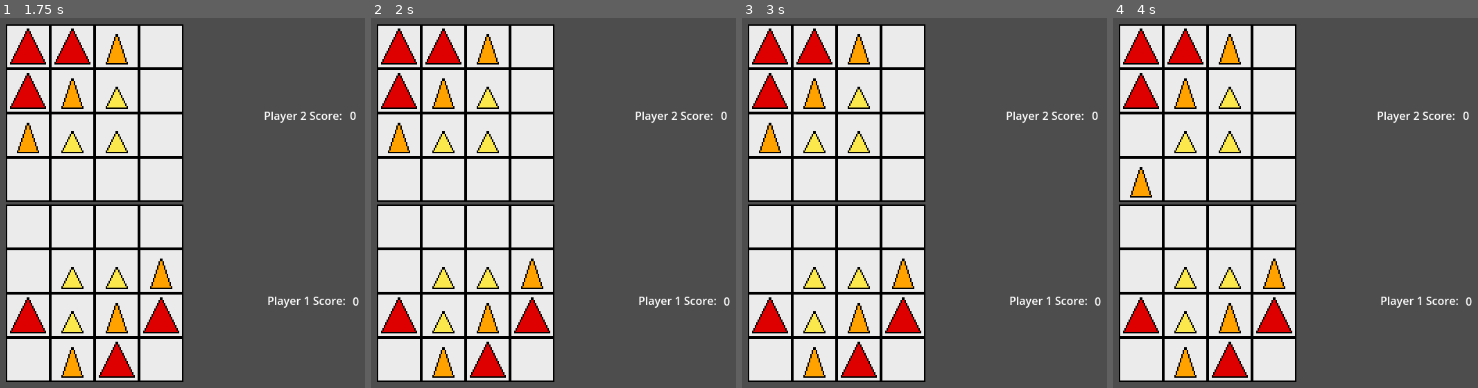
Above: before the commit, frames 1-4 (left to right).
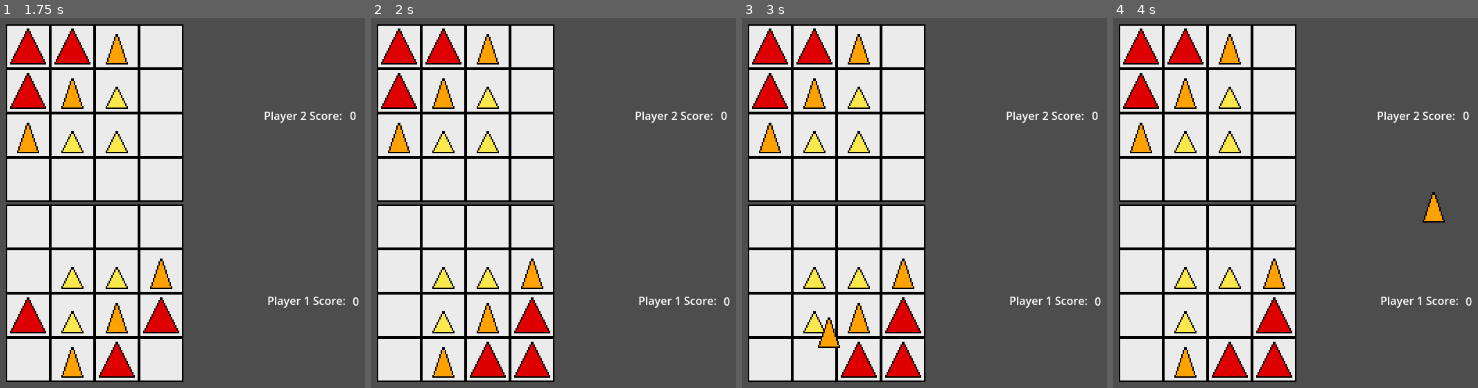
Above: after the commit, the same moments.

Repository: Lorenzo603/martian-chess
Game: Godot game, scene res://main.tscn
The game is run twice, just before and just after one commit, with the same random seed, the same clock (stepped at 60 frames per second) and the same inputs.
Inputs (mouse positions are in pixels of both pictures, inside the frame that each line leads up to):
- Up to frame 1 (1.75 s): tap Enter at 0.5 s; drag from (116, 358) to (29, 269) at 0.52 s; drag from (160, 358) to (29, 314) at 1.27 s
- Up to frame 2 (2 s): no input
- Up to frame 3 (3 s): move the mouse to (902, 314) at 2.02 s; hold Up (ui_up) 2.03-2.75 s; tap O at 2.1 s; click (902, 314) at 2.17 s; tap Space at 2.75 s; drag from (815, 358) to (858, 269) at 2.77 s
- Up to frame 4 (4 s): drag from (1229, 314) to (1434, 203) at 3.52 s

Frame 1 is identical in both runs. In frame 2, 1.1% of the frame differs, in the area x 2-50%, y 75-98%; in frame 3, 1.7%; in frame 4, 2.3%, in the area x 2-91%, y 28-98%.

Commit message:
added random move AI. fixed Big piece movement validation.

Diff:
--- a/Board.gd
+++ b/Board.gd
@@ -6,6 +6,7 @@
 const MAX_PLAYERS = 2
 
 var player_turn = 1
+var game_over = false
 
 # row index is player index (player_turn - 1)
 var captured_pieces = [
@@ -48,26 +49,10 @@
 	print_debug(str(starting_tile_x) + "," + str(starting_tile_y) + "[" + board_state[starting_tile_x][starting_tile_y] + "]" +
 		" --> " + str(destination_tile_x) + "," + str(destination_tile_y) + "[" + board_state[destination_tile_x][destination_tile_y] + "]")
 
-	# cannot move piece to same position
-	if starting_tile_x == destination_tile_x and starting_tile_y == destination_tile_y:
-		return [false, false, ""]
-
-	# cannot capture own piece
-	var promotion_piece = _get_promotion_piece(starting_tile_x, starting_tile_y, destination_tile_x, destination_tile_y)
-	if promotion_piece == "" \
-		and (
-			(destination_tile_x > 3 and player_turn == 1 and board_state[destination_tile_x][destination_tile_y] != "") \
-			or (destination_tile_x <= 3 and player_turn == 2 and board_state[destination_tile_x][destination_tile_y] != "")
-		):
-		return [false, false, ""]
-
-	# cannot "reject" move
-	if previous_starting_tile_x == destination_tile_x and previous_starting_tile_y == destination_tile_y \
-		and previous_destination_tile_x == starting_tile_x and previous_destination_tile_y == starting_tile_y:
-		return [false, false, ""]
-
 	var current_piece_type = board_state[starting_tile_x][starting_tile_y]
-	var is_movement_valid = _is_piece_movement_valid(current_piece_type, starting_tile_x, starting_tile_y, destination_tile_x, destination_tile_y)
+	var is_movement_valid_result = is_piece_movement_valid(current_piece_type, starting_tile_x, starting_tile_y, destination_tile_x, destination_tile_y)
+	var is_movement_valid = is_movement_valid_result[0]
+	var promotion_piece = is_movement_valid_result[1]
 
 	var has_captured = false
 	if is_movement_valid:
@@ -83,6 +68,7 @@
 		previous_destination_tile_x = destination_tile_x
 		previous_destination_tile_y = destination_tile_y
 		if is_game_ended():
+			game_over = true
 			game_ended.emit()
 		else:
 			update_player_turn()
@@ -91,38 +77,60 @@
 func _calculate_score(captured_pieces_list):
 	return captured_pieces_list.reduce(func(accum, piece_type): return accum + piece_value_map[piece_type], 0)
 
-func _is_piece_movement_valid(current_piece_type, starting_tile_x, starting_tile_y, destination_tile_x, destination_tile_y):
+func is_piece_movement_valid(current_piece_type, starting_tile_x, starting_tile_y, destination_tile_x, destination_tile_y):
+	# cannot move piece to same position
+	if starting_tile_x == destination_tile_x and starting_tile_y == destination_tile_y:
+		return [false, ""]
+
+	# cannot capture own piece
+	var promotion_piece = _get_promotion_piece(starting_tile_x, starting_tile_y, destination_tile_x, destination_tile_y)
+	if promotion_piece == "" \
+		and (
+			(destination_tile_x > 3 and player_turn == 1 and board_state[destination_tile_x][destination_tile_y] != "") \
+			or (destination_tile_x <= 3 and player_turn == 2 and board_state[destination_tile_x][destination_tile_y] != "")
+		):
+		return [false, ""]
+
+	# cannot "reject" move
+	if previous_starting_tile_x == destination_tile_x and previous_starting_tile_y == destination_tile_y \
+		and previous_destination_tile_x == starting_tile_x and previous_destination_tile_y == starting_tile_y:
+		return [false, ""]
+
 	match current_piece_type:
 		"S":
-			return (destination_tile_x == starting_tile_x + 1 and destination_tile_y == starting_tile_y + 1) \
+			return [(destination_tile_x == starting_tile_x + 1 and destination_tile_y == starting_tile_y + 1) \
 				or (destination_tile_x == starting_tile_x - 1 and destination_tile_y == starting_tile_y - 1) \
 				or (destination_tile_x == starting_tile_x + 1 and destination_tile_y == starting_tile_y - 1) \
-				or (destination_tile_x == starting_tile_x - 1 and destination_tile_y == starting_tile_y + 1)
+				or (destination_tile_x == starting_tile_x - 1 and destination_tile_y == starting_tile_y + 1), promotion_piece]
 		"M":
-			return ((destination_tile_x == starting_tile_x + 1 or (destination_tile_x == starting_tile_x + 2 and board_state[starting_tile_x + 1][starting_tile_y] == "")) and destination_tile_y == starting_tile_y) \
+			return [((destination_tile_x == starting_tile_x + 1 or (destination_tile_x == starting_tile_x + 2 and board_state[starting_tile_x + 1][starting_tile_y] == "")) and destination_tile_y == starting_tile_y) \
 				or ((destination_tile_x == starting_tile_x - 1 or (destination_tile_x == starting_tile_x - 2 and board_state[starting_tile_x - 1][starting_tile_y] == "")) and destination_tile_y == starting_tile_y) \
 				or ((destination_tile_y == starting_tile_y + 1 or (destination_tile_y == starting_tile_y + 2 and board_state[starting_tile_x][starting_tile_y + 1] == "")) and destination_tile_x == starting_tile_x) \
-				or ((destination_tile_y == starting_tile_y - 1 or (destination_tile_y == starting_tile_y - 2 and board_state[starting_tile_x][starting_tile_y - 1] == "")) and destination_tile_x == starting_tile_x)
+				or ((destination_tile_y == starting_tile_y - 1 or (destination_tile_y == starting_tile_y - 2 and board_state[starting_tile_x][starting_tile_y - 1] == "")) and destination_tile_x == starting_tile_x), promotion_piece]
 		"B":
 			if abs(starting_tile_x - destination_tile_x) == abs(starting_tile_y - destination_tile_y):
 				for num_gaps in range(1, abs(starting_tile_x - destination_tile_x)):
 					var i = starting_tile_x + num_gaps * (1 if destination_tile_x > starting_tile_x else -1)
 					var j = starting_tile_y + num_gaps * (1 if destination_tile_y > starting_tile_y else -1)
 					if board_state[i][j] != "":
-						return false
+						return [false, promotion_piece]
+				return [true, promotion_piece]
 
 			if starting_tile_x == destination_tile_x:
 				for i in range(min(starting_tile_y, destination_tile_y) + 1, max(starting_tile_y, destination_tile_y)):
 					if board_state[starting_tile_x][i] != "":
-						return false
+						return [false, promotion_piece]
+				return [true, promotion_piece]
+
 			if starting_tile_y == destination_tile_y:
 				for i in range(min(starting_tile_x, destination_tile_x) + 1, max(starting_tile_x, destination_tile_x)):
 					if board_state[i][starting_tile_y] != "":
-						return false
+						return [false, promotion_piece]
+				return [true, promotion_piece]
 
-			return true
+			return [false, promotion_piece]
 
-	return false
+	return [false, promotion_piece]
 
 # If you have no Queens, you can create one by moving a Drone into a Pawn’s space (or vice versa)
 # and merging them. Similarly, if you control no Drones, you can make one by merging two of your Pawns.
--- a/GameController.gd
+++ b/GameController.gd
@@ -7,6 +7,8 @@
 @export var game_mode: GameMode = GameMode.TWO_PLAYER
 
 @onready var board = get_node("../Board")
+
+# TODO: player goes second
 
 func _ready():
 	SignalBus.piece_moved.connect(_on_piece_moved)
@@ -30,6 +32,9 @@
 	moved_piece.starting_tile_y = destination_tile_y
 
 func _on_end_turn():
+	if board.game_over:
+		return
+
 	match game_mode:
 		GameMode.TWO_PLAYER:
 			return
@@ -40,21 +45,131 @@
 			return
 
 func ai_move_random():
-	await get_tree().create_timer(2.0).timeout
+	await get_tree().create_timer(1.0).timeout
 
-	var starting_tile_x = 2
-	var starting_tile_y = 0
-	var destination_tile_x = 3
-	var destination_tile_y = 0
+	var next_move = _get_random_move()
+	var moved_piece = _get_tile_by_coord(next_move["starting_tile_x"], next_move["starting_tile_y"]).piece
+	var destination_tile = _get_tile_by_coord(next_move["destination_tile_x"], next_move["destination_tile_y"])
 
-	var moved_piece = _get_tile_by_coord(starting_tile_x, starting_tile_y).piece
-	var destination_tile = _get_tile_by_coord(destination_tile_x, destination_tile_y)
+	var move_result = board.is_move_valid(next_move["starting_tile_x"], next_move["starting_tile_y"],
+		next_move["destination_tile_x"], next_move["destination_tile_y"]
+	)
+	SignalBus.piece_moved.emit(moved_piece, move_result,
+		next_move["destination_tile_x"], next_move["destination_tile_y"],
+		destination_tile)
 
-	var move_result = board.is_move_valid(starting_tile_x, starting_tile_y,
-		destination_tile_x, destination_tile_y
-	)
-	SignalBus.piece_moved.emit(moved_piece, move_result, destination_tile_x, destination_tile_y,
-		destination_tile)
+func _get_random_move():
+	var valid_moves = _get_valid_moves()
+	var random_move = valid_moves[randi() % len(valid_moves)]
+	return {
+		"starting_tile_x": random_move["starting_tile_x"],
+		"starting_tile_y": random_move["starting_tile_y"],
+		"destination_tile_x": random_move["destination_tile_x"],
+		"destination_tile_y": random_move["destination_tile_y"]
+	}
+
+func _get_valid_moves():
+	var valid_moves = []
+	var available_pieces = []
+	# only looks at top side of board
+	var board_state = board.board_state
+	for i in range(0, 4):
+			for j in range(0, 4):
+				if board_state[i][j] != "":
+					available_pieces.append(
+						{
+							"sx": i,
+							"sy": j,
+							"piece_type": board_state[i][j]
+					})
+	for p in available_pieces:
+		valid_moves.append_array(_get_valid_moves_for_piece_coord(p))
+
+	return valid_moves
+
+func _get_valid_moves_for_piece_coord(piece_coord):
+	var board_state = board.board_state
+	var valid_moves = []
+	match piece_coord["piece_type"]:
+		"S":
+			for i in [-1, 1]:
+				for j in [-1, 1]:
+					var dx = piece_coord["sx"] + i
+					var dy = piece_coord["sy"] + j
+					if 0 <= dx and dx <= 7 and 0 <= dy and dy <= 3 \
+						and board.is_piece_movement_valid("S", piece_coord["sx"], piece_coord["sy"],
+								dx, dy)[0]:
+						valid_moves.append({
+							"starting_tile_x": piece_coord["sx"],
+							"starting_tile_y": piece_coord["sy"],
+							"destination_tile_x": dx,
+							"destination_tile_y": dy
+						})
+		"M":
+			for i in [-2, -1, 1, 2]:
+				var dx = piece_coord["sx"] + i
+				var dy = piece_coord["sy"]
+				if 0 <= dx and dx <= 7 and 0 <= dy and dy <= 3 \
+					and board.is_piece_movement_valid("M", piece_coord["sx"], piece_coord["sy"],
+							dx, dy)[0]:
+					valid_moves.append({
+						"starting_tile_x": piece_coord["sx"],
+						"starting_tile_y": piece_coord["sy"],
+						"destination_tile_x": dx,
+						"destination_tile_y": dy
+					})
+			for j in [-2, -1, 1, 2]:
+				var dx = piece_coord["sx"]
+				var dy = piece_coord["sy"] + j
+				if 0 <= dx and dx <= 7 and 0 <= dy and dy <= 3 \
+					and board.is_piece_movement_valid("M", piece_coord["sx"], piece_coord["sy"],
+							dx, dy)[0]:
+					valid_moves.append({
+						"starting_tile_x": piece_coord["sx"],
+						"starting_tile_y": piece_coord["sy"],
+						"destination_tile_x": dx,
+						"destination_tile_y": dy
+					})
+
+		"B":
+			"""
+			for i in range(0, 8):
+				var dx = i
+				var dy = piece_coord["sy"]
+				if dx != piece_coord["sx"] \
+					and board.is_piece_movement_valid("B", piece_coord["sx"], piece_coord["sy"],
+							dx, dy)[0]:
+					valid_moves.append({
+						"starting_tile_x": piece_coord["sx"],
+						"starting_tile_y": piece_coord["sy"],
+						"destination_tile_x": dx,
+						"destination_tile_y": dy
+					})
+			for j in range(0, 4):
+				var dx = piece_coord["sx"]
+				var dy = j
+				if dy != piece_coord["sy"] \
+					and board.is_piece_movement_valid("B", piece_coord["sx"], piece_coord["sy"],
+							dx, dy)[0]:
+					valid_moves.append({
+						"starting_tile_x": piece_coord["sx"],
+						"starting_tile_y": piece_coord["sy"],
+						"destination_tile_x": dx,
+						"destination_tile_y": dy
+					})
+			"""
+			for i in range(0, 8):
+				for j in range(0, 4):
+					if not (i == piece_coord["sx"] and j == piece_coord["sy"]) \
+						and board.is_piece_movement_valid("B", piece_coord["sx"], piece_coord["sy"],
+							i, j)[0]:
+						valid_moves.append({
+							"starting_tile_x": piece_coord["sx"],
+							"starting_tile_y": piece_coord["sy"],
+							"destination_tile_x": i,
+							"destination_tile_y": j
+						})
+	return valid_moves
 
 func _get_tile_by_coord(x, y):
 	for t in board.get_children():
